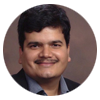
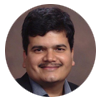
Before/after of a w=100, h=100 layered artwork. What changed in the layer stack:
removed layer "Layer 3" from group "Group 1" over bbox(3, 4, 97, 96)
showed "Layer 2", moved it out of group "Group 1", painted on it over bbox(4, 4, 97, 97)
